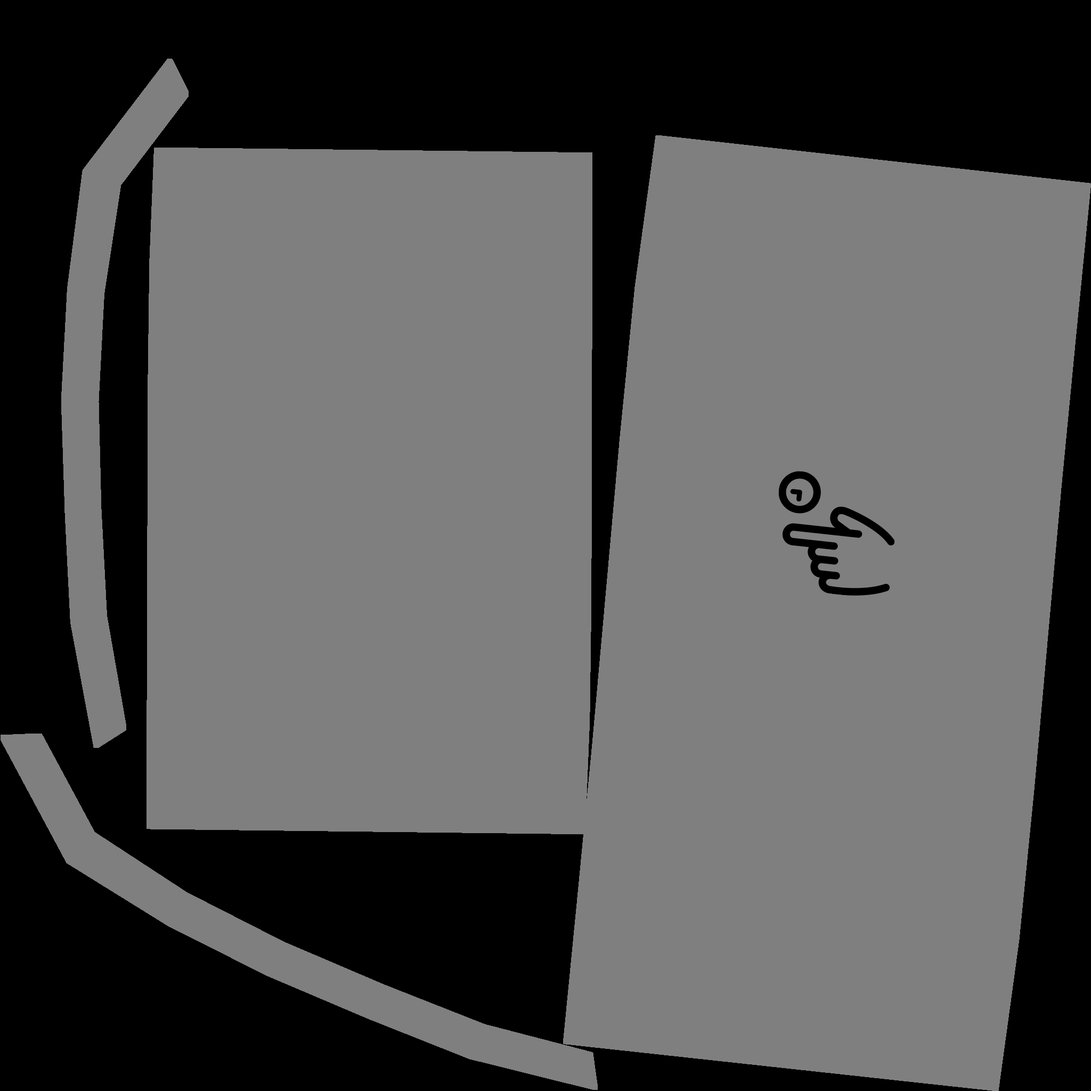
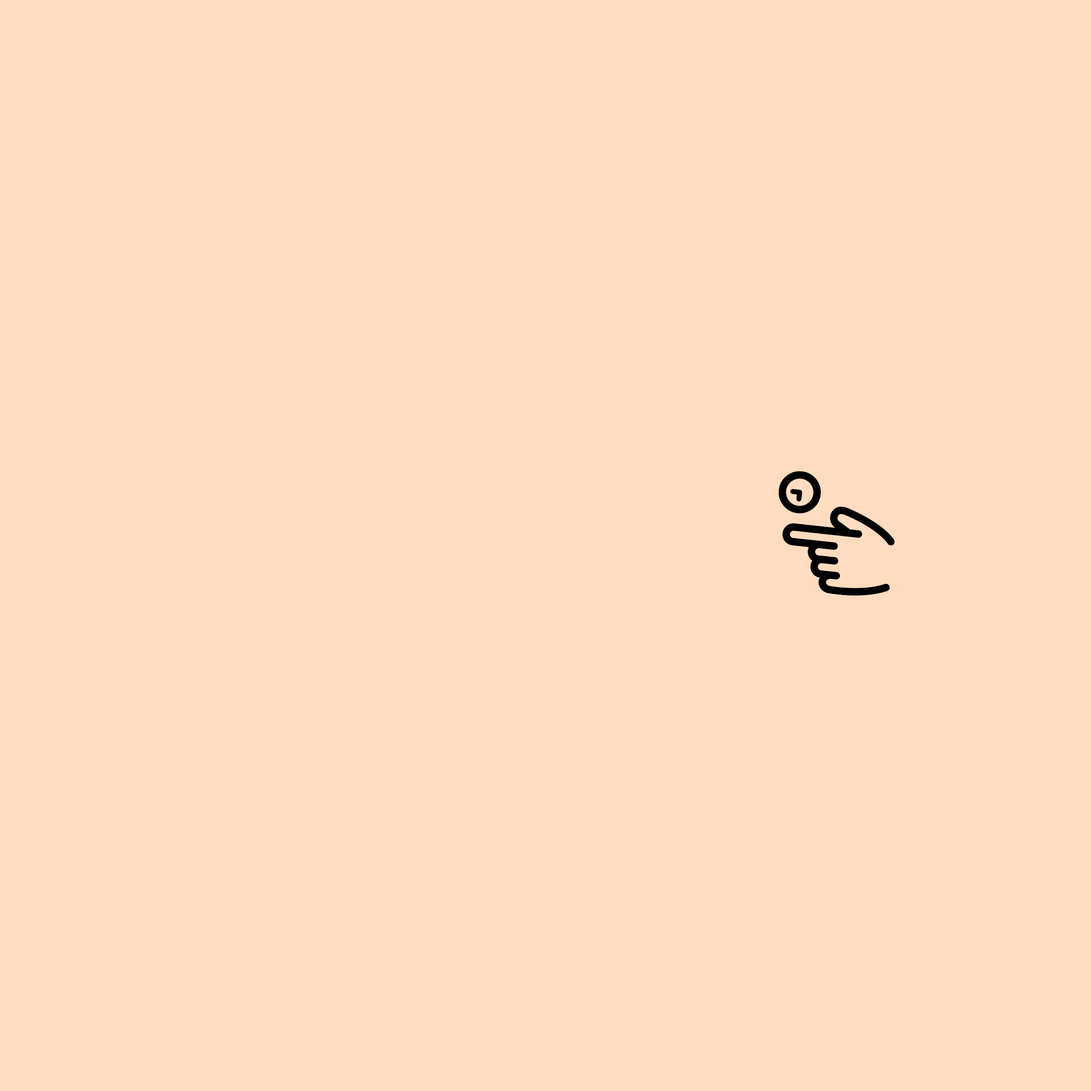
Layer changes from the first w=1091, h=1091 image to the second:
added layer "Layer 1" above "Layer 0" over [0, 0, 1091, 1091]
